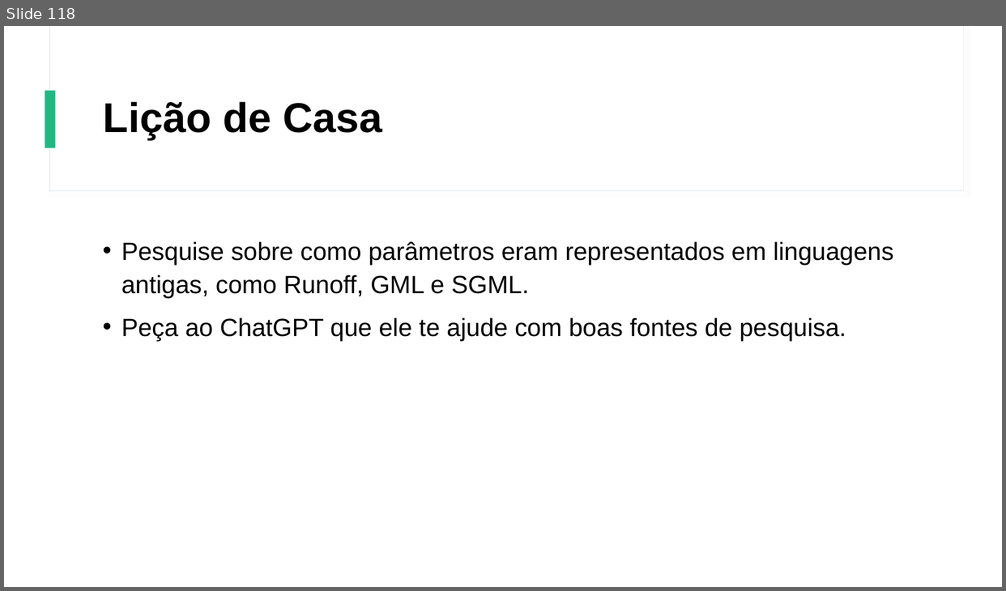
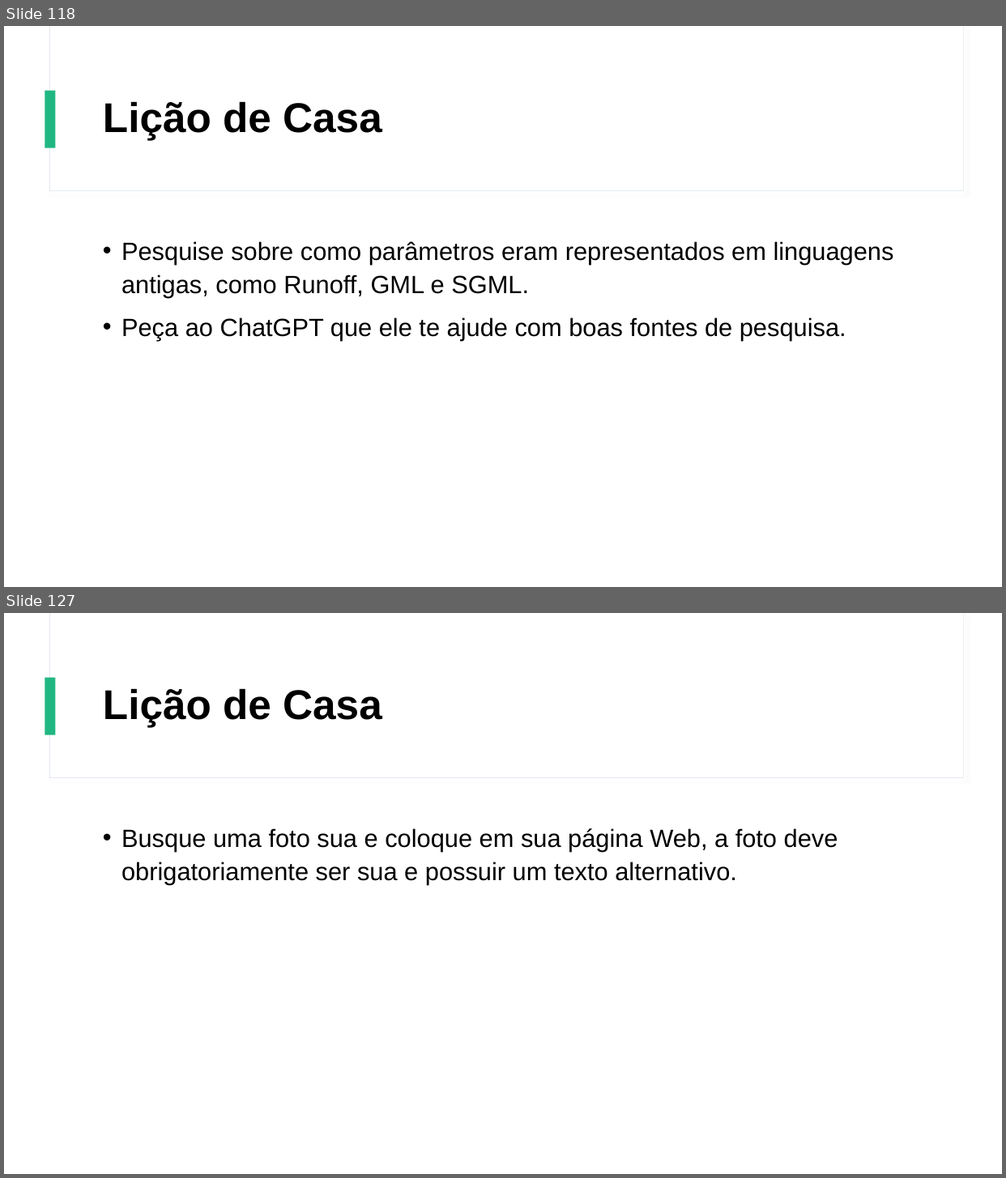
Before and after one commit to Gustavo6401/CursoHTMLCSS, a slide deck: Power Point/Curso de HTML e CSS.pptx. Shown one above the other, each under a label of ours: slide 118 before the commit, slides 118 and 127 after it; the slides between them are not shown. The pictures are 1006x591 and 1006x1178 pixels, drawn with LibreOffice and Linux fonts; fonts in the diff are those of the drawing. Boxes give left, top, right and bottom in pixels: in the first picture for what was removed or moved away, otherwise in the second. Text is boxed around its words. In the diff, an @@ line names an element or a change of style, - is before the commit and + after.

```diff
--- a/Power Point/Curso de HTML e CSS.pptx
+++ b/Power Point/Curso de HTML e CSS.pptx
@@ slide 127 added at (x1=4, y1=613, x2=1002, y2=1174), background #FFFFFF; not listed: 3 template elements that a slide beside it also shows @@
@@ title added at (x1=103, y1=688, x2=382, y2=727), 40 pt, text #000000, bold @@
+Lição de Casa
@@ text added at (x1=121, y1=828, x2=838, y2=884), 24 pt, text #000000 @@
+• Busque uma foto sua e coloque em sua página Web, a foto deve obrigatoriamente ser sua e possuir um texto alternativo.
```
Also in this commit, not shown: 34 other slides added, 8 other files.
